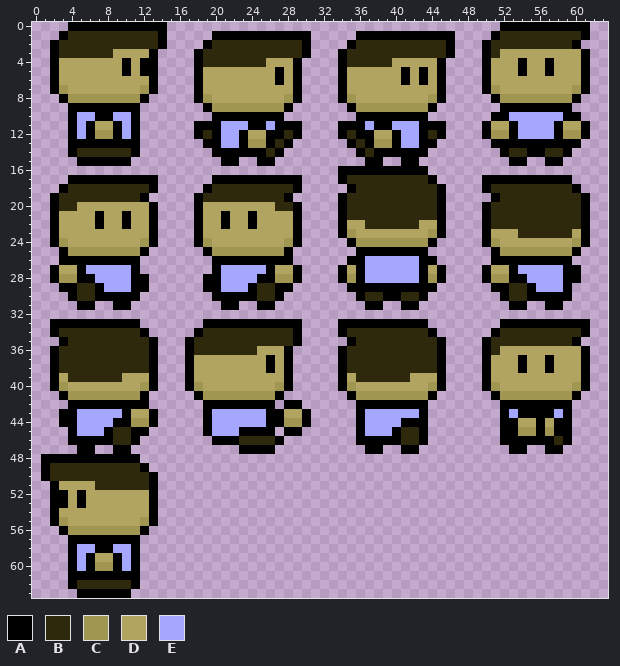
Pixel-art sprite -- graphics/entities/character.png. Above, as it was before the edit.
The file is 64x64 pixels. Colours within 5 levels of each other are drawn and written as one.
Palette (. is transparent): A #000000  B #2e290d  C #a19552  D #b0a460  E #a5a7ff
Pixels before (only the part around the change), first column x 11:
43 DDA.....AEEEEEEAADDA.....AE
44 CCA.....AEEEEEEAACCA.....AE
45 AA......AEEEAAAA.AA......AE
46 A........AAABBBBA........AA
47 ............AAAA..........A
48 A..........................
49 BA.........................
50 BBA........................
51 BBA........................
52 DDA........................
53 DDA........................
54 DDA........................
55 DCA........................
56 CA.........................
57 A..........................
58 A..........................
59 A..........................
60 A..........................
61 A..........................
62 A..........................
63 ...........................
Once edited:
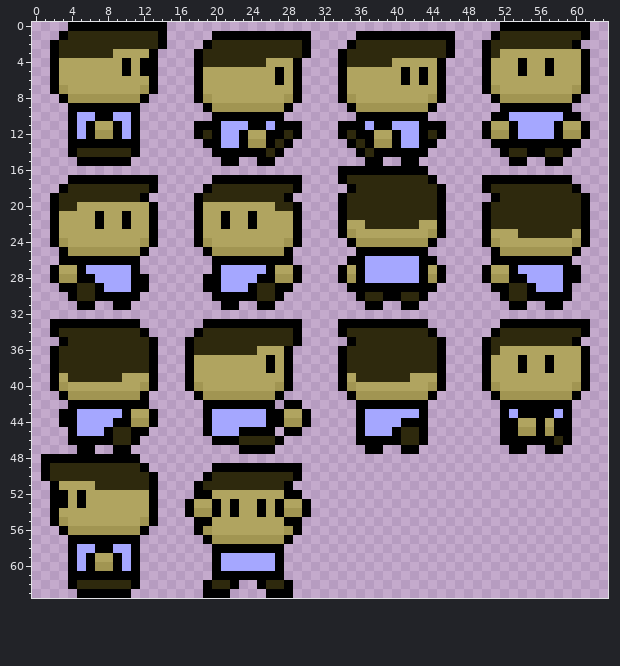
What changed:
Changed rows in their new state; - is an unchanged pixel.
first column x 17:
49 ---AAAAAAAAAA-
50 --ABBBBBBBBBA-
51 -ABBBBBBBBBA--
52 -AADDDDDDDDAA-
53 ADDADADDADADDA
54 ACCADADDADACCA
55 -AADDDDDDDDAA-
56 -ACDDDDDDDDCA-
57 --ACCCCCCCCA--
58 ---AAAAAAAA---
59 ---AEEEEEEA---
60 ---AEEEEEEA---
61 ---AAAAAAAA---
62 --ABBA--ABBA--
63 --AAA----AAA--
